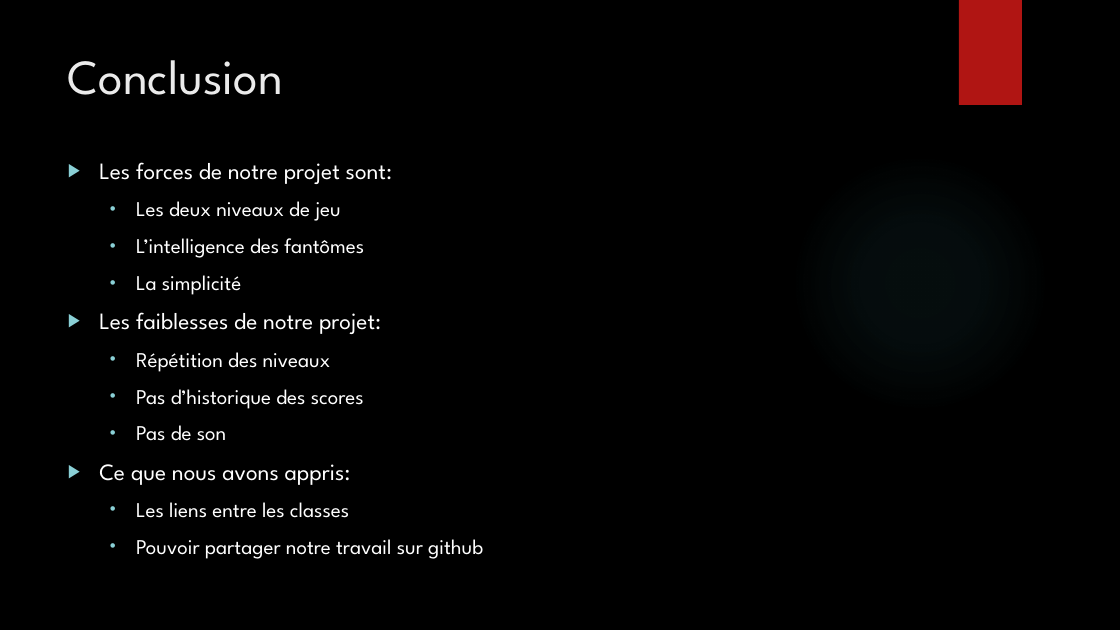
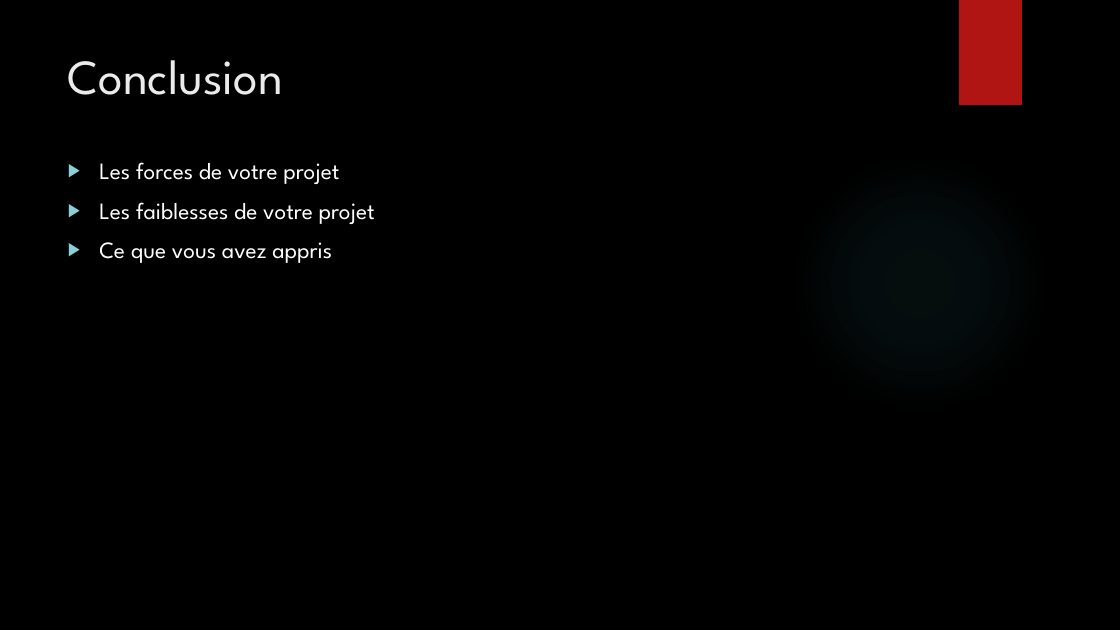
Before and after one commit to Bugnon/oc-2021, a slide deck: slide 19 of src/projet/projet3/Powerpoint_pacman.pptx. Drawn at 1120x630 pixels with LibreOffice and Linux fonts; fonts in the diff are those of the drawing; background and template pictures are left out. Boxes give left, top, right and bottom in pixels: in the first picture for what was removed or moved away, otherwise in the second. Text is boxed around its words. In the diff, an @@ line names an element or a change of style, - is before the commit and + after.

```diff
--- a/src/projet/projet3/Powerpoint_pacman.pptx
+++ b/src/projet/projet3/Powerpoint_pacman.pptx
@@ text at box(99, 162, 375, 263): text changed; size 18 to 20 pt @@
-▶ Les forces de notre projet sont:
-  • Les deux niveaux de jeu
-  • L’intelligence des fantômes
-  • La simplicité
-▶ Les faiblesses de notre projet:
-  • Répétition des niveaux
-  • Pas d’historique des scores
-  • Pas de son
-▶ Ce que nous avons appris:
-  • Les liens entre les classes
-  • Pouvoir partager notre travail sur github
+▶ Les forces de votre projet
+▶ Les faiblesses de votre projet
+▶ Ce que vous avez appris
```
Also in this commit, not shown: 11 other slides changed, 2 slides added, 2 slides removed, 17 other files.
